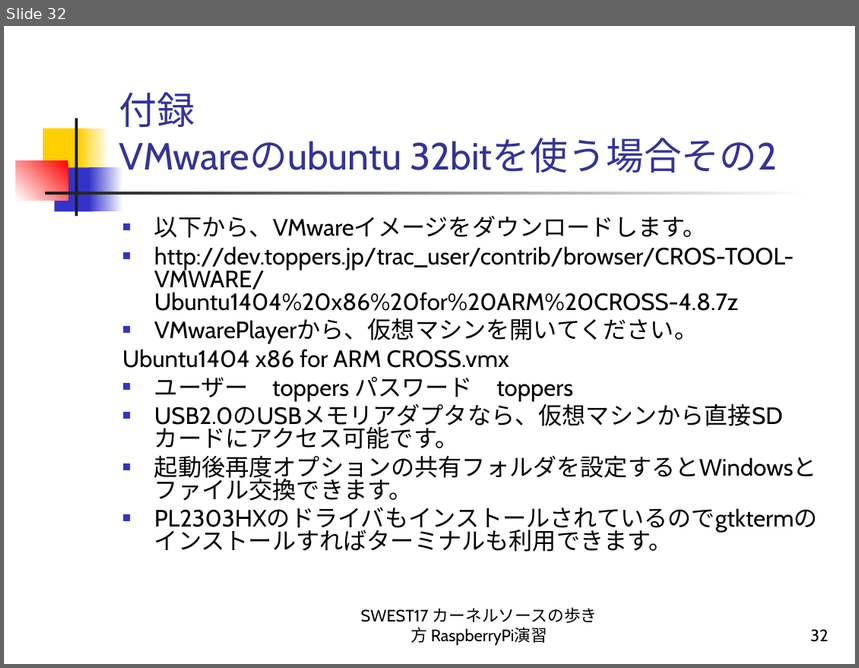
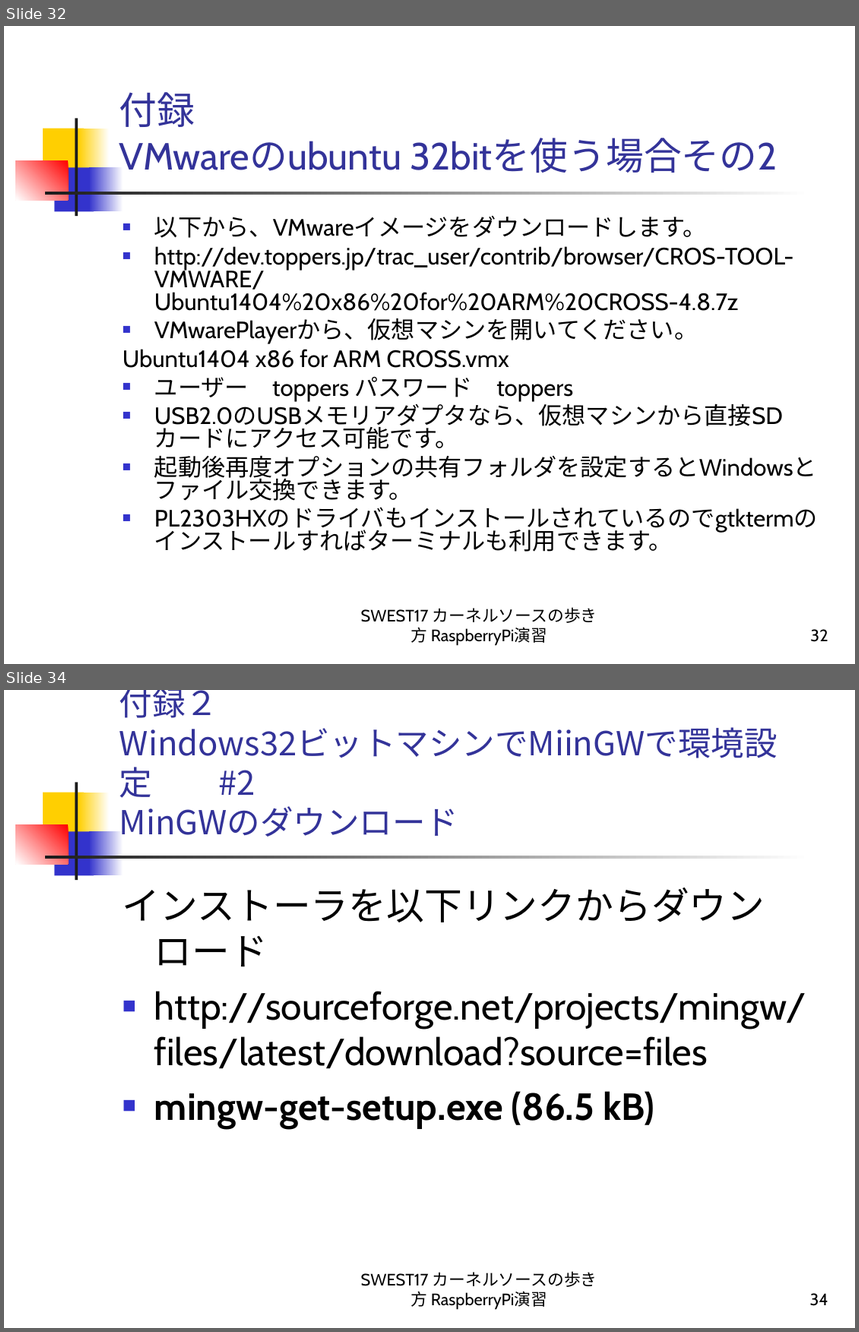
Before and after one commit to alvstakahashi/RPI-SHRINK-SSP-FULL, a slide deck: カーネルソースの歩き方 RaspberryPi演習.ppt. Shown one above the other, each under a label of ours: slide 32 before the commit, slides 32 and 34 after it; the slides between them are not shown. The pictures are 859x668 and 859x1332 pixels, drawn with LibreOffice and Linux fonts; fonts in the diff are those of the drawing. Boxes give left, top, right and bottom in pixels: in the first picture for what was removed or moved away, otherwise in the second. Text is boxed around its words. In the diff, an @@ line names an element or a change of style, - is before the commit and + after.

Commit message:
資料追記　win32
資料追記　32bitWinでのmingwセットアップ追記

```diff
--- a/カーネルソースの歩き方 RaspberryPi演習.ppt
+++ b/カーネルソースの歩き方 RaspberryPi演習.ppt
@@ slide 34 added at [4, 690, 855, 1328], background #FFFFFF; not listed: 7 template elements that a slide beside it also shows @@
@@ title added at [120, 690, 458, 837], 28 pt, text #333399 @@
+付録２
+Windows32ビットマシンでMiinGWで環境設定 #2
+MinGWのダウンロード
@@ text added at [123, 888, 807, 1128], 32 pt, text #000000 @@
+インストーラを以下リンクからダウンロード
+■ http://sourceforge.net/projects/mingw/files/latest/download?source=files
+■ mingw-get-setup.exe (86.5 kB)
@@ text added at [361, 1271, 598, 1310], 14 pt, text #000000 @@
+SWEST17 カーネルソースの歩き方 RaspberryPi演習
@@ page number added at [810, 1293, 829, 1306], 14 pt, text #000000 @@
+34
```
Also in this commit, not shown: 1 slide changed, 10 other slides added.
